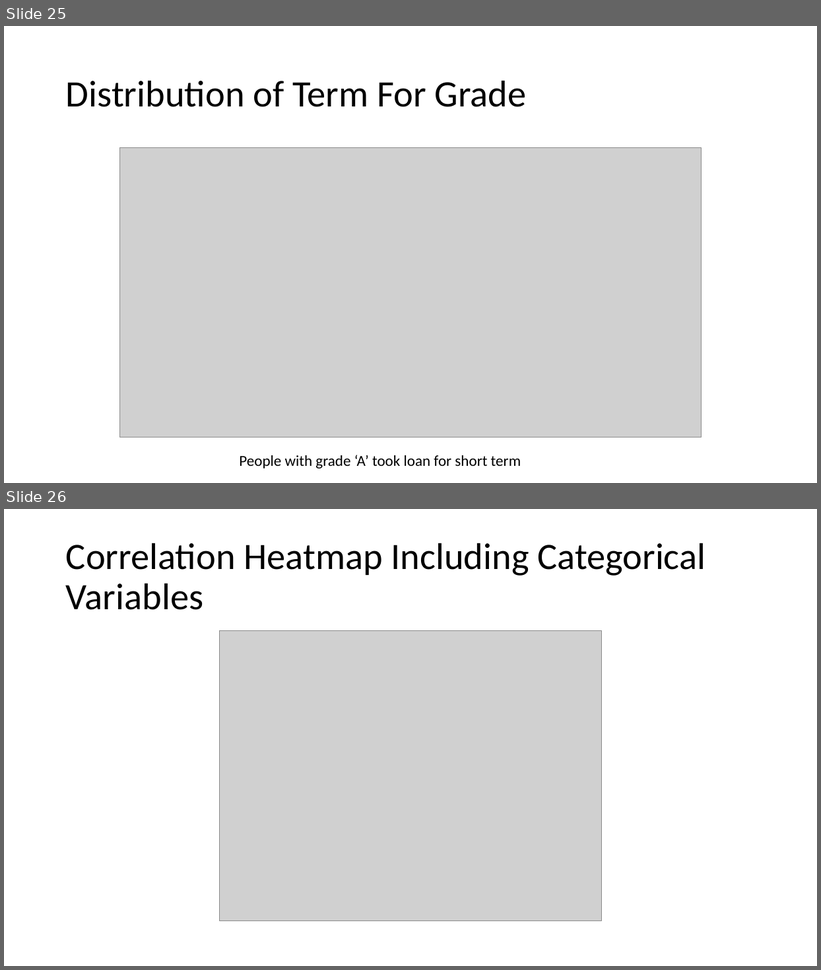
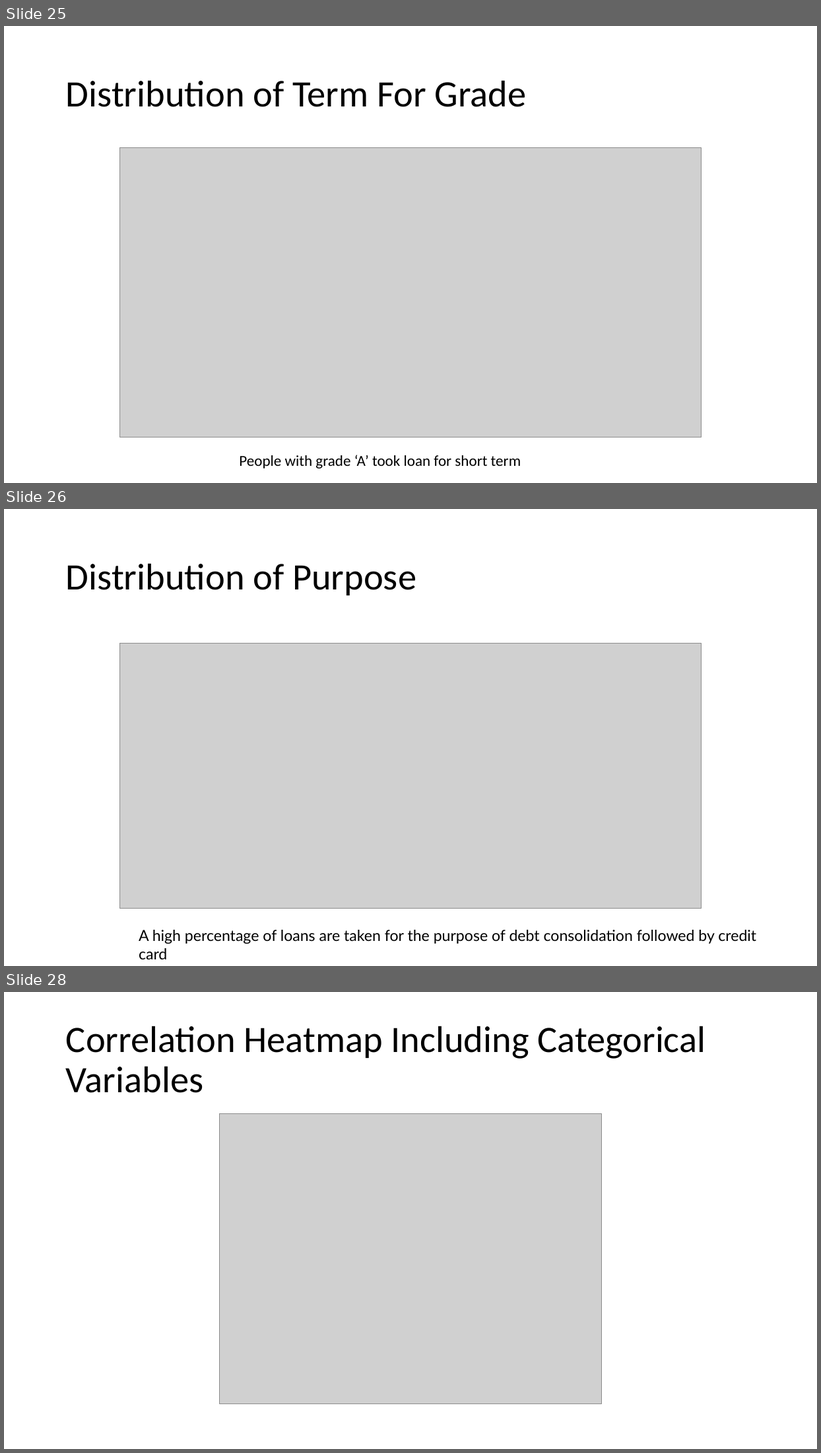
Before and after one commit to vjereme/Lending_Club_CaseStudy, a slide deck: Lending_Club_CaseStudy_Syed_Jereme.pptx. Shown one above the other, each under a label of ours: slides 25 and 26 before the commit, slides 25, 26 and 28 after it; the slides between them are not shown. The pictures are 821x970 and 821x1453 pixels, drawn with LibreOffice and Linux fonts; fonts in the diff are those of the drawing; grey boxes stand for pictures. Boxes give left, top, right and bottom in pixels: in the first picture for what was removed or moved away, otherwise in the second. Text is boxed around its words. In the diff, an @@ line names an element or a change of style, - is before the commit and + after.

```diff
--- a/Lending_Club_CaseStudy_Syed_Jereme.pptx
+++ b/Lending_Club_CaseStudy_Syed_Jereme.pptx
@@ slide 26 added at (4, 509, 817, 966), background #FFFFFF @@
@@ title added at (66, 563, 416, 595), 44 pt, text #000000 @@
+Distribution of Purpose
@@ picture added at (120, 643, 702, 908) @@
@@ text added at (139, 930, 756, 945), 18 pt, text #000000 @@
+A high percentage of loans are taken for the purpose of debt consolidation followed by credit card
@@ what was slide 26 is now slide 28 @@
```
Also in this commit, not shown: 1 slide changed, 1 other slide added, 1 other file.
